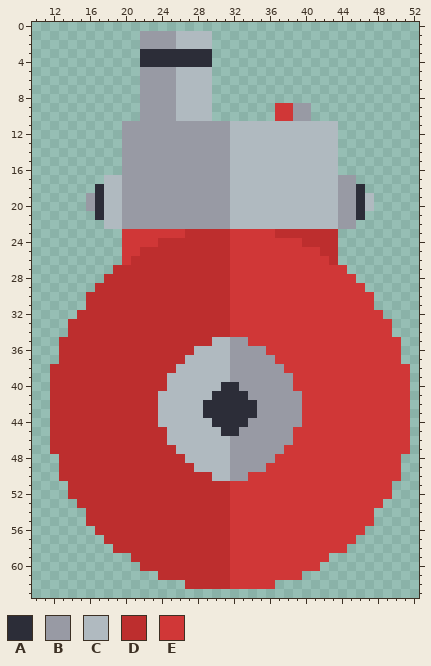
Pixel-art sprite -- sprites/blocks/turret/sentry.png. Above, as it was before the edit.
The file is 64x74 pixels. Shown: x 10..52, y 0..63. The old version is drawn lined up with the new one, on the new canvas.
Palette (. is transparent): A #2c2d38  B #989aa4  C #b0bac0  D #bd2e2e  E #d03737
And afterwards:
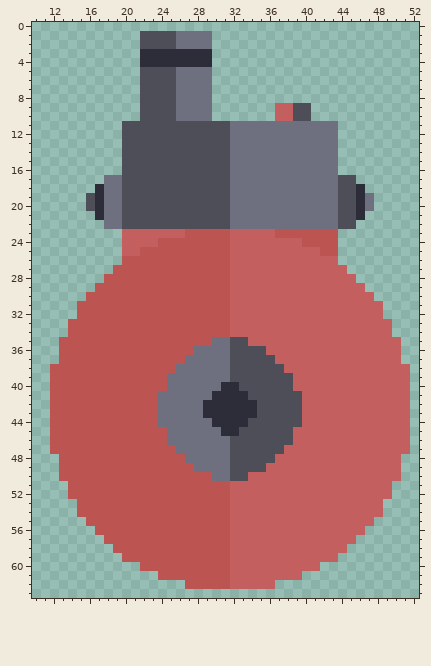
Difference:
{"change": "canvas 64x74 -> 64x64, the old top-left corner now at 0,-5 (the part of the old canvas that was cut away was empty and is not shown)"}
{"colour":"B","old":"#989aa4","new":"#4d4e58"}
{"colour":"C","old":"#b0bac0","new":"#6e7080"}
{"colour":"D","old":"#bd2e2e","new":"#bc5452"}
{"colour":"E","old":"#d03737","new":"#c45f5f"}
{"y":26,"x":20,"old":"E","new":"D"}
{"y":26,"x":43,"old":"D","new":"E"}
{"y":31,"x":15,"old":".","new":"D"}
{"y":31,"x":48,"old":".","new":"E"}
{"y":54,"x":15,"old":".","new":"D"}
{"y":54,"x":48,"old":".","new":"E"}
{"y":59,"x":20,"old":".","new":"D"}
{"y":59,"x":43,"old":".","new":"E"}
